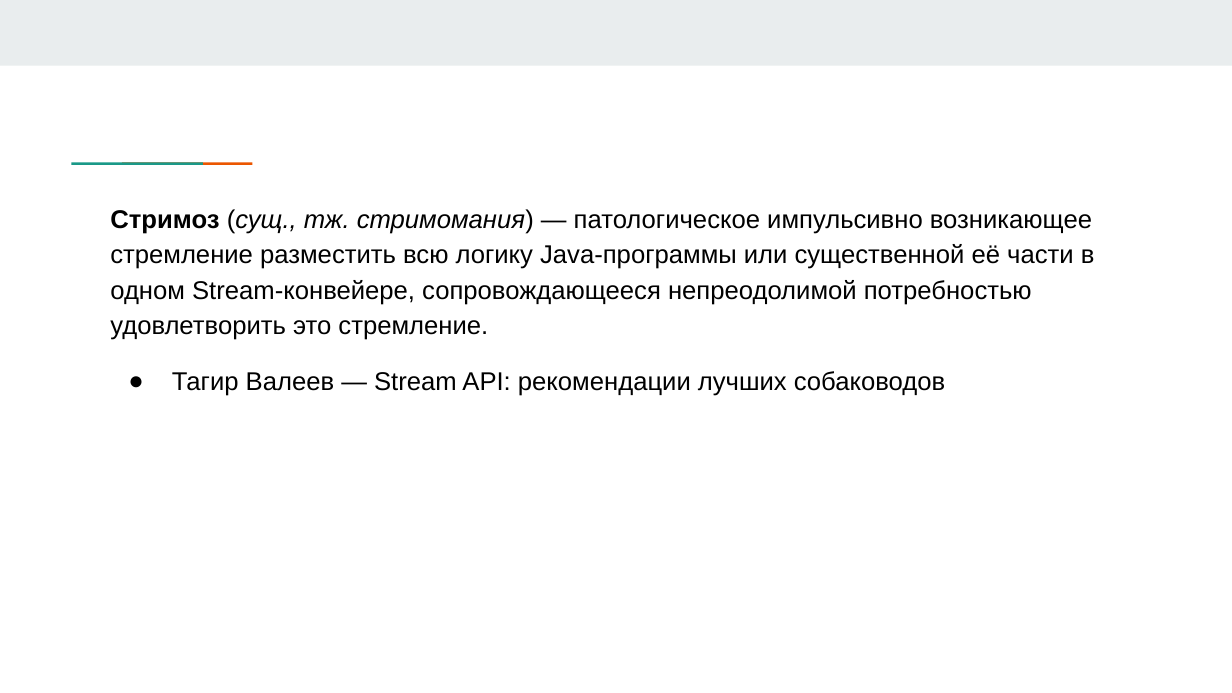
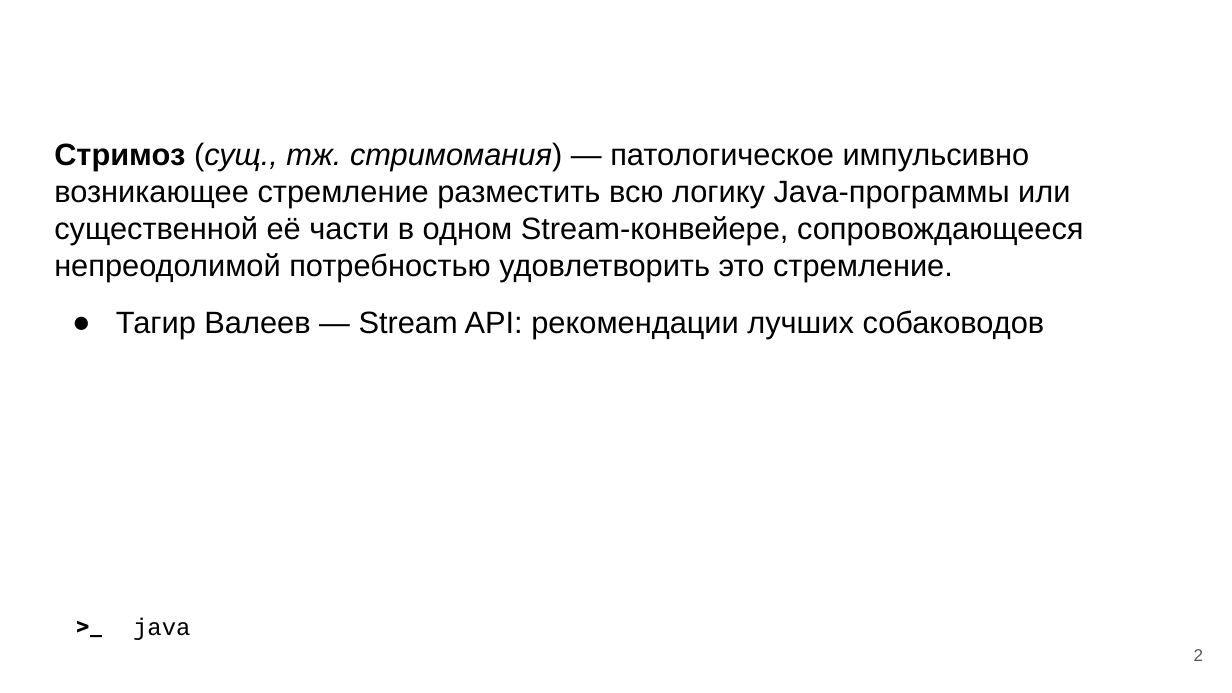
Before and after one commit to vav87/lections, a slide deck: slide 2 of 1.3-stream-api/presentation/Streams.pptx. Drawn at 1232x693 pixels with LibreOffice and Linux fonts; fonts in the diff are those of the drawing. Boxes give left, top, right and bottom in pixels: in the first picture for what was removed or moved away, otherwise in the second. Text is boxed around its words. In the diff, an @@ line names an element or a change of style, - is before the commit and + after.

```diff
--- a/1.3-stream-api/presentation/Streams.pptx
+++ b/1.3-stream-api/presentation/Streams.pptx
@@ rectangle removed at (0, 0, 1232, 65) @@
@@ text "Стримоз (сущ., тж. стримомания) — ...": place and size @@
-text "Стримоз (сущ., тж. стримомания) — ..." at (110, 209, 1095, 396)
+text "Стримоз (сущ., тж. стримомания) — ..." at (54, 142, 1084, 339)
@@ text "Стримоз (сущ., тж. стримомания) — ..." at (54, 142, 1084, 339): size 15 to 18 pt; line spacing 1.15 to 1 @@
@@ rectangle removed at (112, 160, 163, 166) @@
@@ rectangle removed at (161, 160, 212, 166) @@
@@ text added at (63, 600, 121, 653), 14 pt, text #000000, bold @@
+>_
@@ text added at (133, 618, 191, 640), 14 pt, text #000000 @@
+java
@@ page number added at (1194, 649, 1204, 661), 10 pt, text #595959 @@
+2
```
Also in this commit, not shown: 3 other slides changed, 3 slides added, 5 slides removed, 4 other files.
